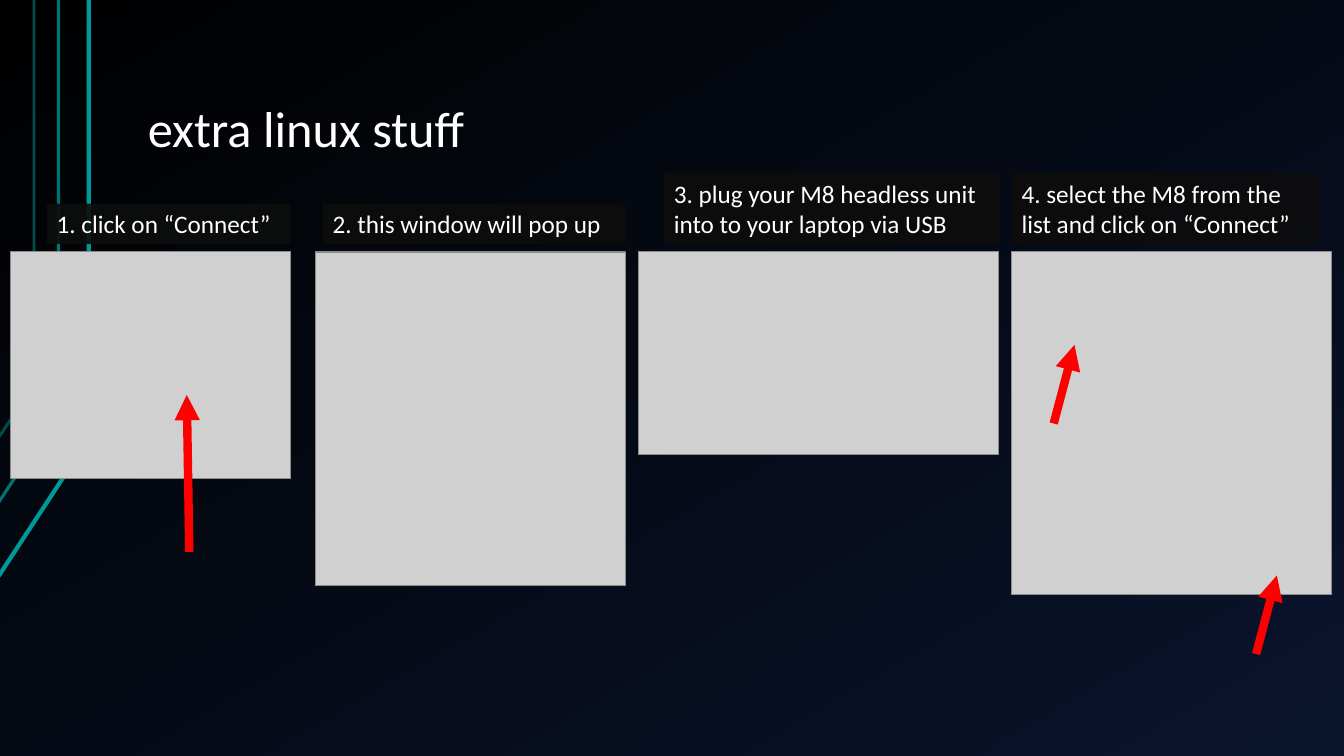
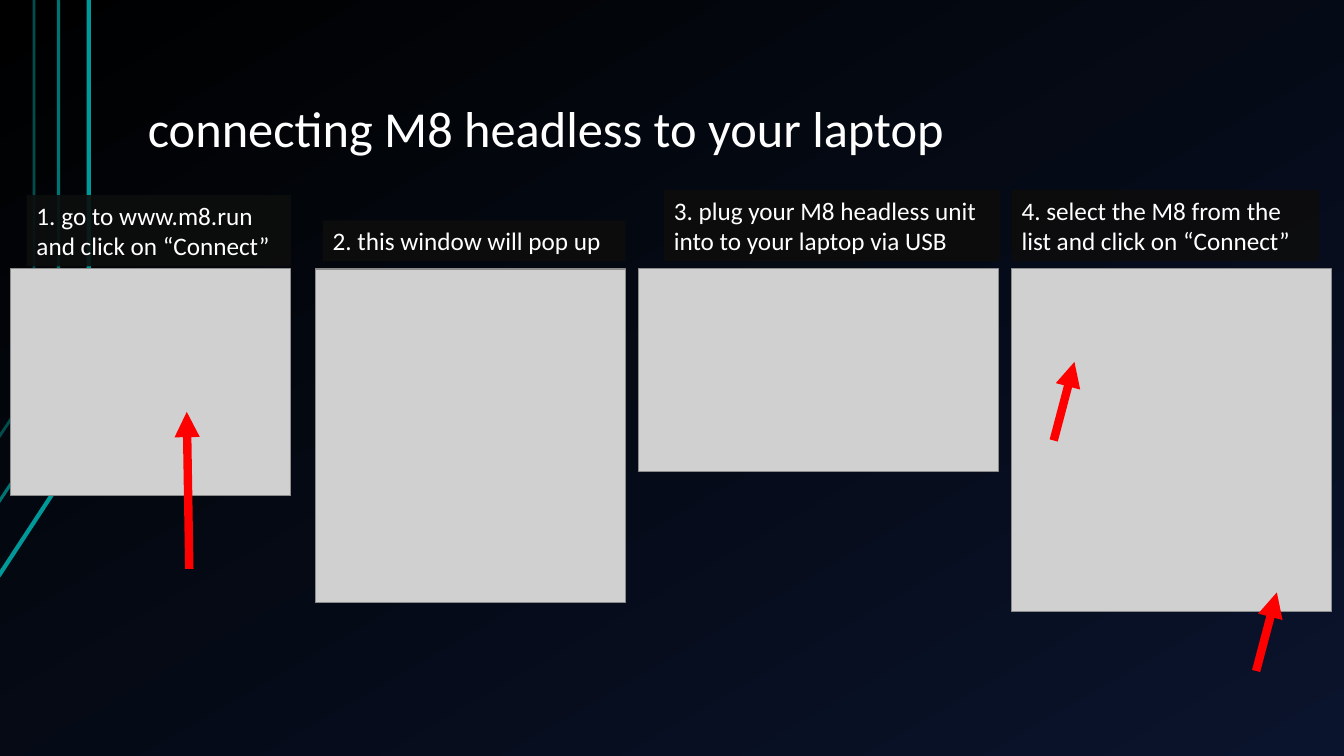
Before and after one commit to jegasus/m8-tracker-workshop, a slide deck: slide 6 of slides_v1.odp (slide 8 before the commit). Drawn at 1344x756 pixels with LibreOffice and Linux fonts; fonts in the diff are those of the drawing; grey boxes stand for pictures. Boxes give left, top, right and bottom in pixels: in the first picture for what was removed or moved away, otherwise in the second. Text is boxed around its words. In the diff, an @@ line names an element or a change of style, - is before the commit and + after.

```diff
--- a/slides_v1.odp
+++ b/slides_v1.odp
@@ title at (x1=148, y1=112, x2=943, y2=156): text changed @@
-extra linux stuff
+connecting M8 headless to your laptop
@@ rectangle "1. go to www.m8.run and ..." resized from (x1=46, y1=204, x2=290, y2=244) to (x1=26, y1=196, x2=290, y2=267) @@
@@ text in rectangle at (x1=36, y1=207, x2=270, y2=255): text changed @@
-1. click on “Connect”
+1. go to www.m8.run and click on “Connect”
@@ 4 pictures, 3 rectangles, 3 arrows moved together from (x1=10, y1=173, x2=1331, y2=654) to (x1=10, y1=190, x2=1331, y2=671) @@
```
Also in this commit, not shown: 6 other slides changed, 6 slides added, 2 slides removed, 1 other file.
